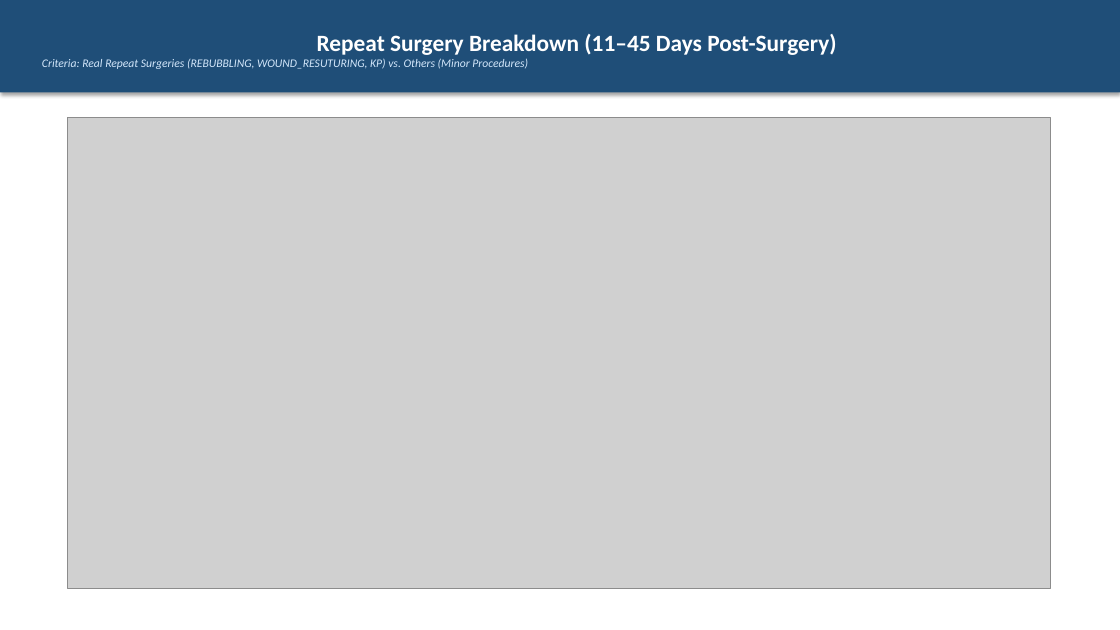
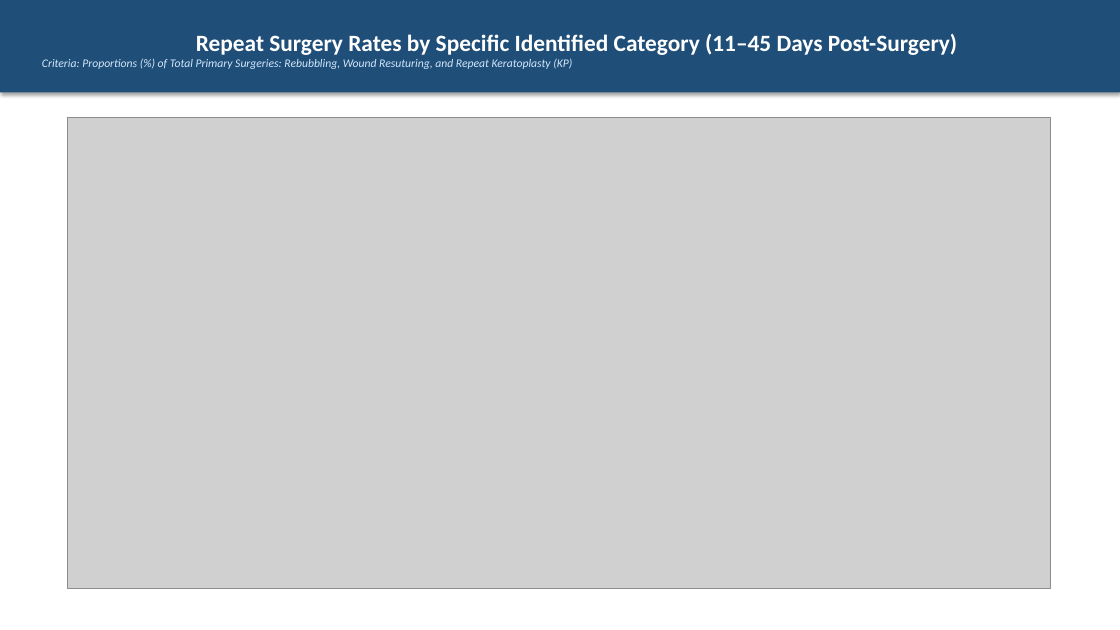
Before and after one commit to MohammadFarhan-git/Morbidity, a slide deck: slide 5 of Multi_Month_Trend_Report.pptx. Drawn at 1120x630 pixels with LibreOffice and Linux fonts; fonts in the diff are those of the drawing; grey boxes stand for pictures. Boxes give left, top, right and bottom in pixels: in the first picture for what was removed or moved away, otherwise in the second. Text is boxed around its words. In the diff, an @@ line names an element or a change of style, - is before the commit and + after.

Commit message:
feat: add visual impairment confusion matrix dashboard & update trend pptx to show resurgery proportions without heterogeneous reinterventions

```diff
--- a/Multi_Month_Trend_Report.pptx
+++ b/Multi_Month_Trend_Report.pptx
@@ text in rectangle at [42,34,957,69]: text changed @@
-Repeat Surgery Breakdown (11–45 Days Post-Surgery)
-Criteria: Real Repeat Surgeries (REBUBBLING, WOUND_RESUTURING, KP) vs. Others (Minor Procedures)
+Repeat Surgery Rates by Specific Identified Category (11–45 Days Post-Surgery)
+Criteria: Proportions (%) of Total Primary Surgeries: Rebubbling, Wound Resuturing, and Repeat Keratoplasty (KP)
```
Also in this commit, not shown: 3 other slides changed, 2 other files.
